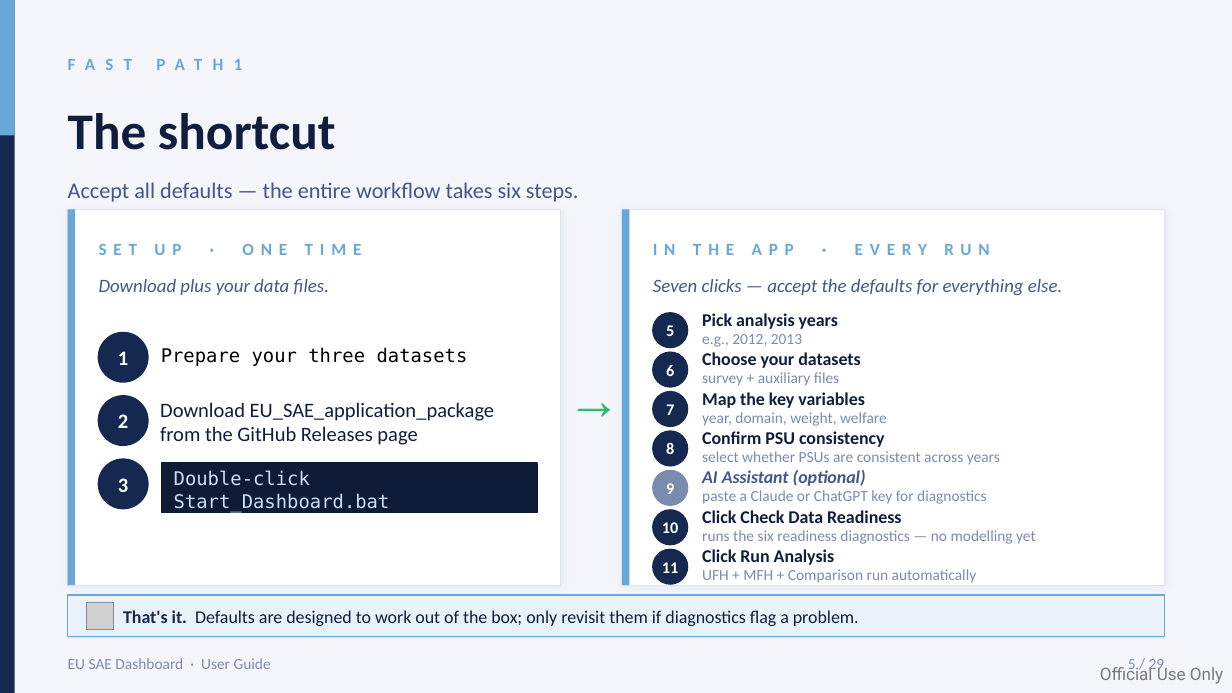
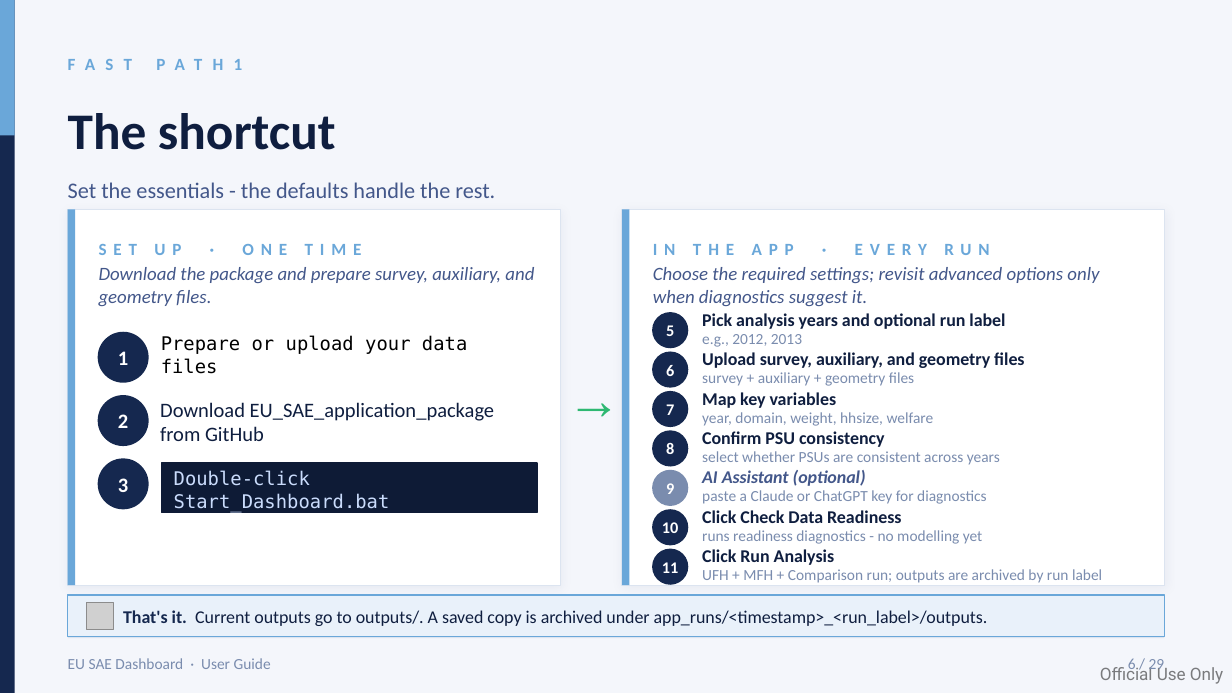
Before and after one commit to Noboyoshida227/EU_SAE_application_package, a slide deck: slide 6 of instructions/EU_SAE_User_Guide_Dashboard_v2.pptx. Drawn at 1232x693 pixels with LibreOffice and Linux fonts; fonts in the diff are those of the drawing; grey boxes stand for pictures. Boxes give left, top, right and bottom in pixels: in the first picture for what was removed or moved away, otherwise in the second. Text is boxed around its words. In the diff, an @@ line names an element or a change of style, - is before the commit and + after.

```diff
--- a/instructions/EU_SAE_User_Guide_Dashboard_v2.pptx
+++ b/instructions/EU_SAE_User_Guide_Dashboard_v2.pptx
@@ text at [68,182,495,198]: text changed @@
-Accept all defaults — the entire workflow takes six steps.
+Set the essentials - the defaults handle the rest.
@@ text at [99,267,534,306]: text changed @@
-Download plus your data files.
+Download the package and prepare survey, auxiliary, and geometry files.
@@ text at [653,267,1099,306]: text changed @@
-Seven clicks — accept the defaults for everything else.
+Choose the required settings; revisit advanced options only when diagnostics suggest it.
@@ text at [702,313,1005,329]: text changed @@
-Pick analysis years
+Pick analysis years and optional run label
@@ text at [161,335,467,374]: text changed @@
-Prepare your three datasets
+Prepare or upload your data files
@@ text at [702,352,1024,368]: text changed @@
-Choose your datasets
+Upload survey, auxiliary, and geometry files
@@ text at [702,372,914,386]: text changed @@
-survey + auxiliary files
+survey + auxiliary + geometry files
@@ text at [160,402,495,441]: text changed @@
-Download EU_SAE_application_package from the GitHub Releases page
+Download EU_SAE_application_package from GitHub
@@ text at [702,412,934,426]: text changed @@
-year, domain, weight, welfare
+year, domain, weight, hhsize, welfare
@@ text at [702,392,837,408]: text changed @@
-Map the key variables
+Map key variables
@@ text at [702,530,983,544]: text changed @@
-runs the six readiness diagnostics — no modelling yet
+runs readiness diagnostics - no modelling yet
@@ text at [702,569,1102,583]: text changed @@
-UFH + MFH + Comparison run automatically
+UFH + MFH + Comparison run; outputs are archived by run label
@@ text at [123,610,988,626]: text changed @@
-That's it. Defaults are designed to work out of the box; only revisit them if diagnostics flag a problem.
+That's it. Current outputs go to outputs/. A saved copy is archived under app_runs/<timestamp>_<run_label>/outputs.
@@ text at [1128,659,1165,674]: text changed @@
-5 / 29
+6 / 29
```
Also in this commit, not shown: 24 other slides changed, 3 other files.
